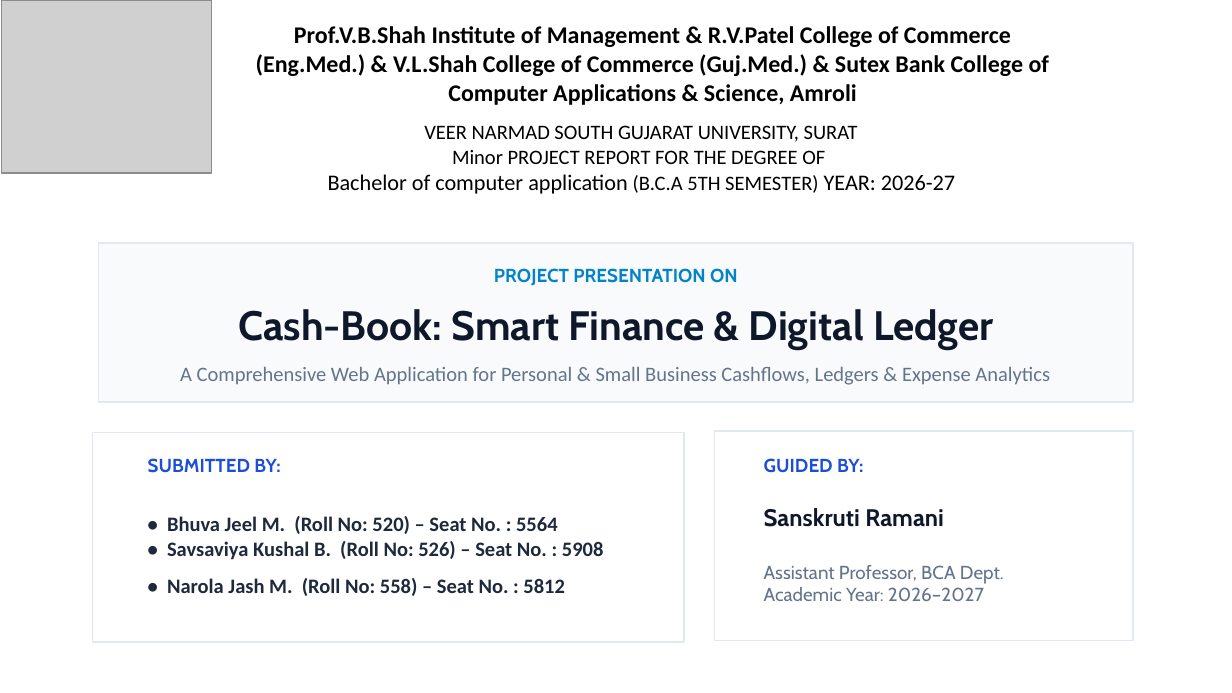
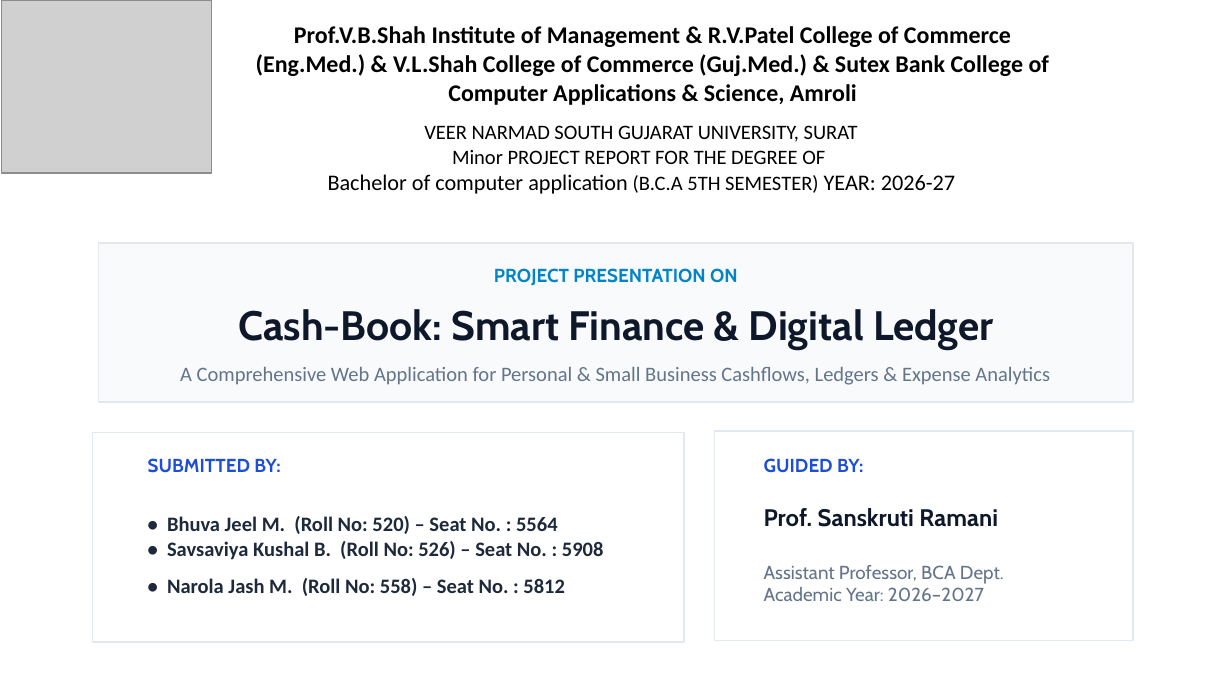
Before and after one commit to Jeelbhuva124/Cash-Book, a slide deck: slide 1 of docs/Cash_Book_Project_Report.pptx. Drawn at 1232x693 pixels with LibreOffice and Linux fonts; fonts in the diff are those of the drawing; grey boxes stand for pictures. Boxes give left, top, right and bottom in pixels: in the first picture for what was removed or moved away, otherwise in the second. Text is boxed around its words. In the diff, an @@ line names an element or a change of style, - is before the commit and + after.

```diff
--- a/docs/Cash_Book_Project_Report.pptx
+++ b/docs/Cash_Book_Project_Report.pptx
@@ text at box(764, 508, 1004, 601): text changed @@
-Sanskruti Ramani
-Assistant Professor, BCA Dept.
-Academic Year: 2026–2027
+Prof. Sanskruti Ramani
+Assistant Professor, BCA Dept.
+Academic Year: 2026–2027
```
Also in this commit, not shown: 1 other slide changed, 12 other files.
